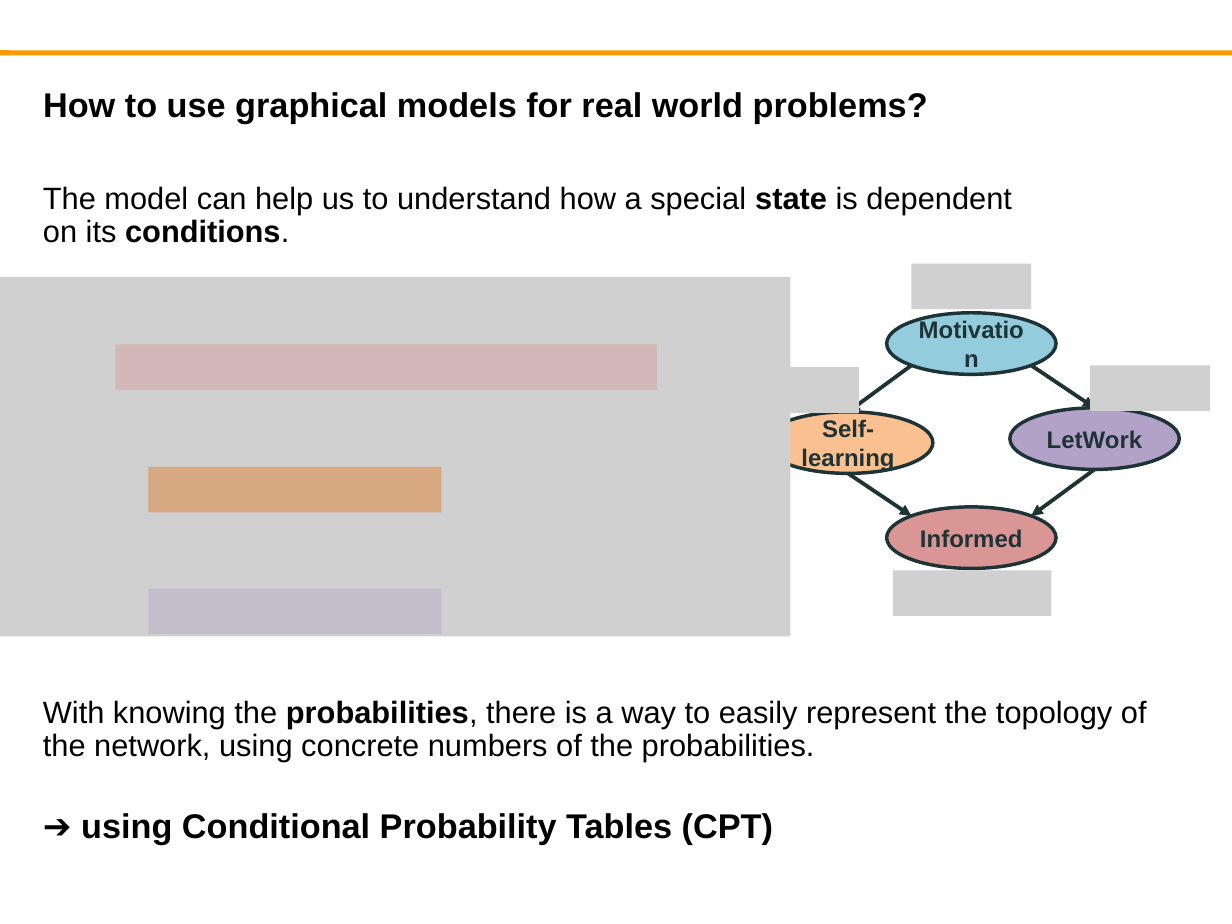
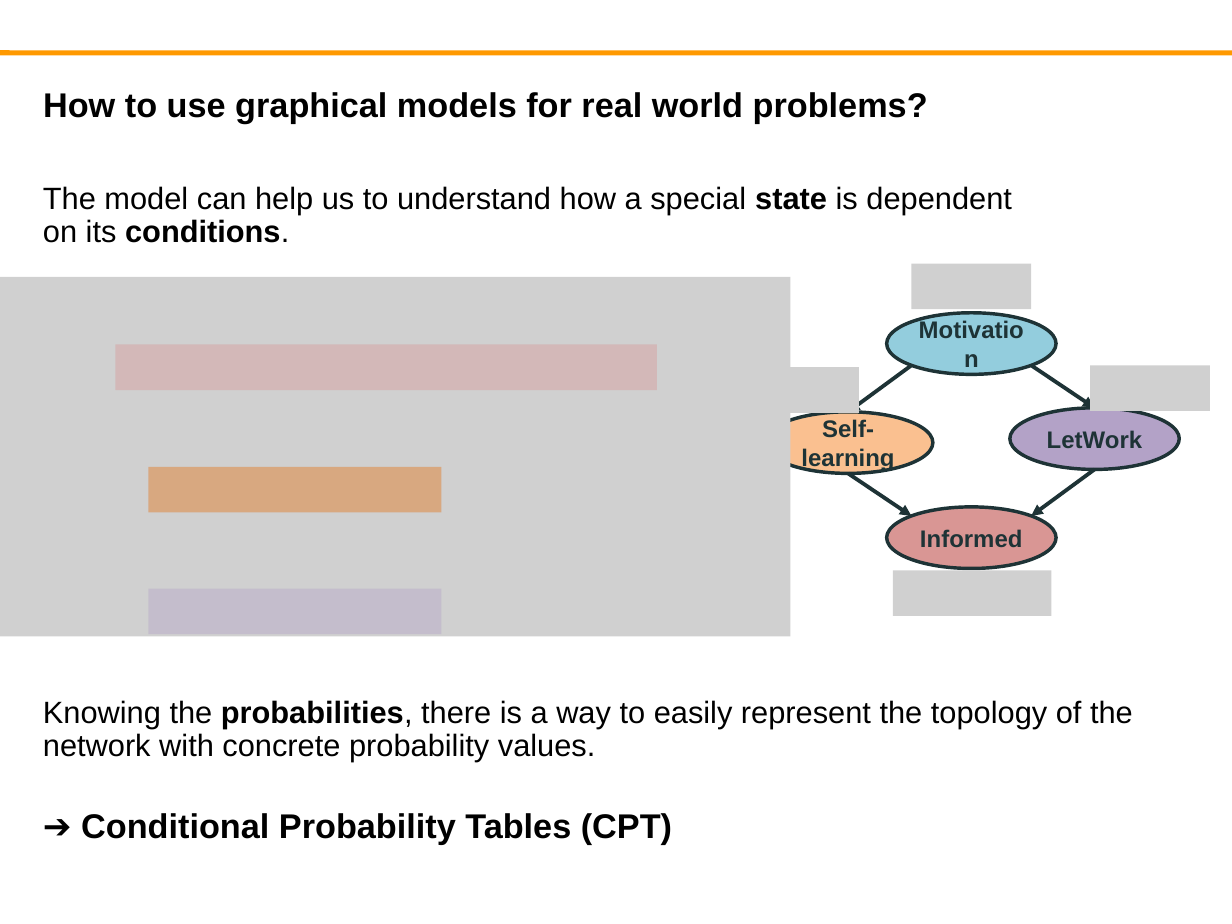
Before and after one commit to fabian9697/IANN_group30, a slide deck: slide 2 of Homework_Neuroinformatic/Assignment 1/Task12_Group30.pptx. Drawn at 1232x924 pixels with LibreOffice and Linux fonts; fonts in the diff are those of the drawing; grey boxes stand for pictures; background and template pictures are left out. Boxes give left, top, right and bottom in pixels: in the first picture for what was removed or moved away, otherwise in the second. Text is boxed around its words. In the diff, an @@ line names an element or a change of style, - is before the commit and + after.

```diff
--- a/Homework_Neuroinformatic/Assignment 1/Task12_Group30.pptx
+++ b/Homework_Neuroinformatic/Assignment 1/Task12_Group30.pptx
@@ text at (43,700,1133,761): text changed @@
-With knowing the probabilities, there is a way to easily represent the topology of the network, using concrete numbers of the probabilities.
+Knowing the probabilities, there is a way to easily represent the topology of the network with concrete probability values.
@@ text at (81,813,672,844): text changed @@
-➔ using Conditional Probability Tables (CPT)
+➔ Conditional Probability Tables (CPT)
```
Also in this commit, not shown: 11 other slides changed.
